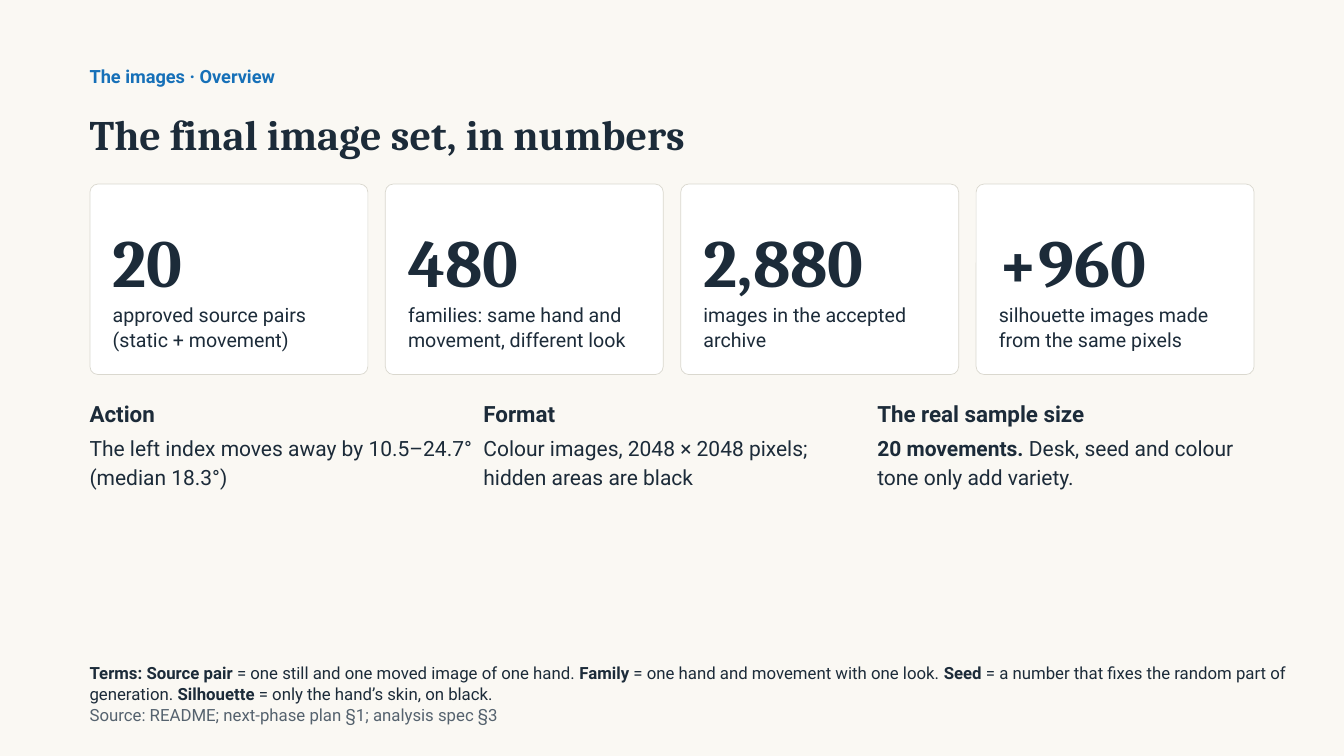
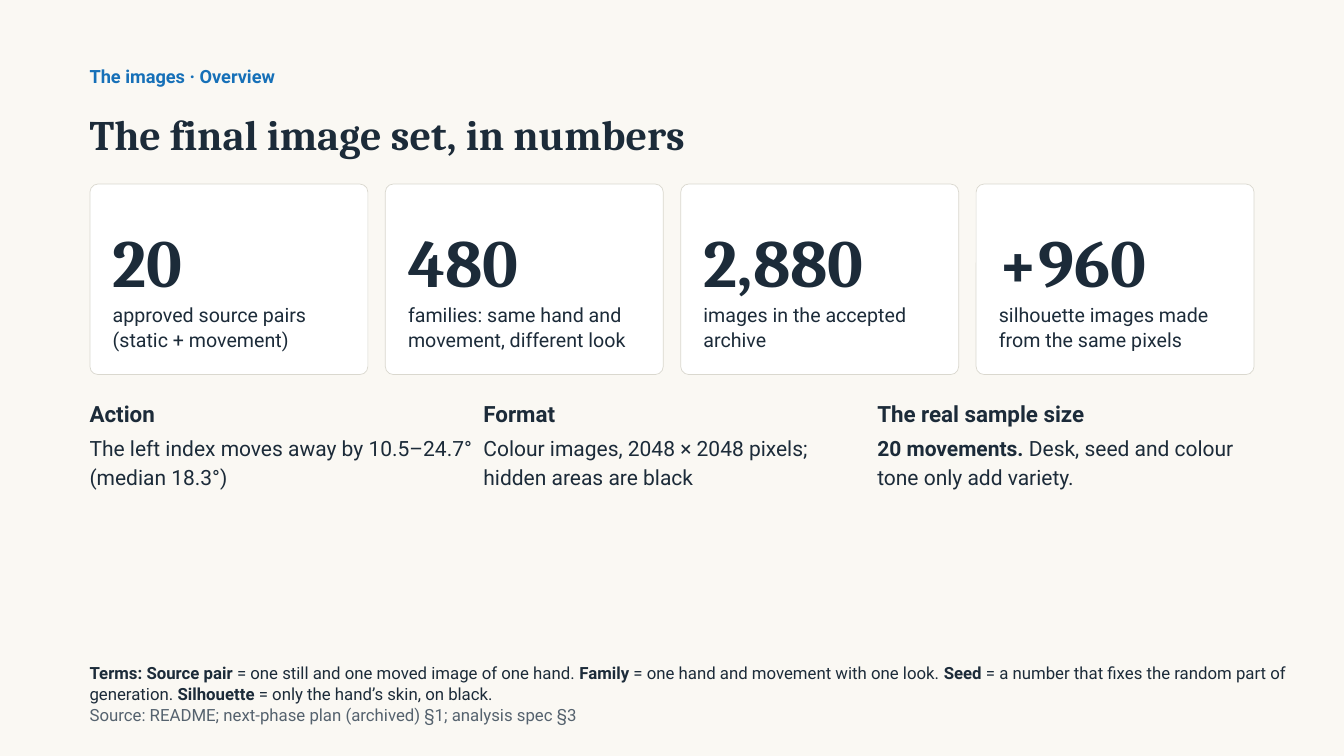
Before and after one commit to emrecandir9/TRDP, a slide deck: slide 12 of docs/TRDP Study Progress.pptx. Drawn at 1344x756 pixels with LibreOffice and Linux fonts; fonts in the diff are those of the drawing. Boxes give left, top, right and bottom in pixels: in the first picture for what was removed or moved away, otherwise in the second. Text is boxed around its words. In the diff, an @@ line names an element or a change of style, - is before the commit and + after.

```diff
--- a/docs/TRDP Study Progress.pptx
+++ b/docs/TRDP Study Progress.pptx
@@ text at (x1=90, y1=708, x2=577, y2=725): text changed @@
-Source: README; next-phase plan §1; analysis spec §3
+Source: README; next-phase plan (archived) §1; analysis spec §3
```
Also in this commit, not shown: 13 other slides changed, 9 slides added, 2 other files.
